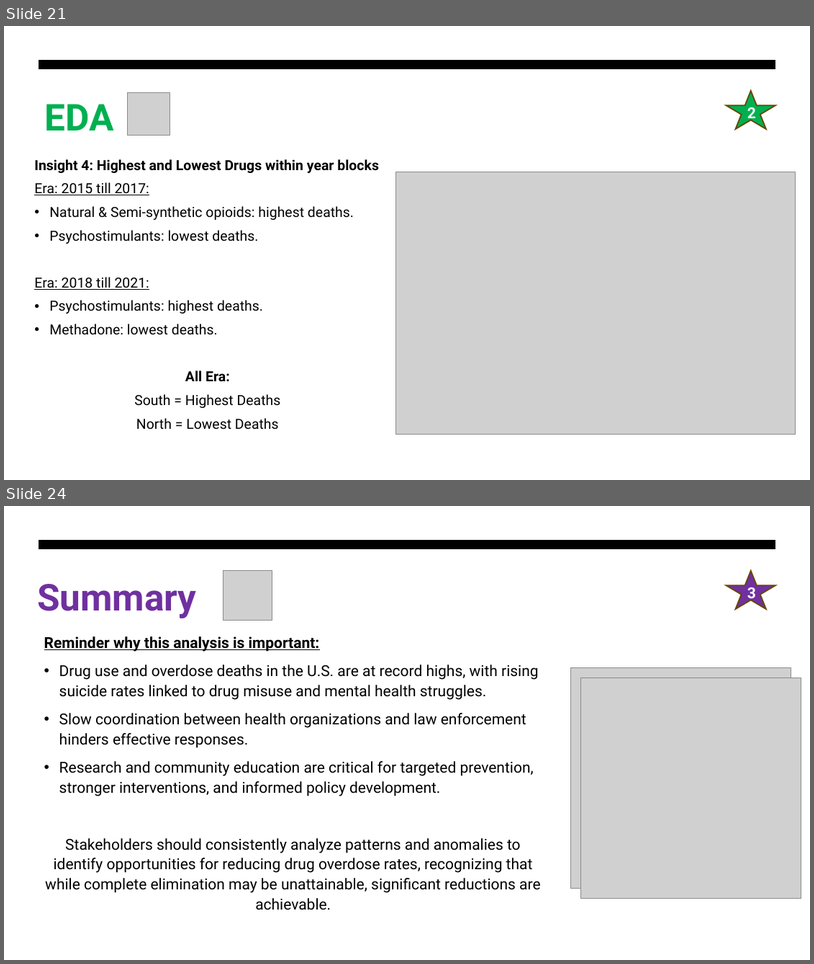
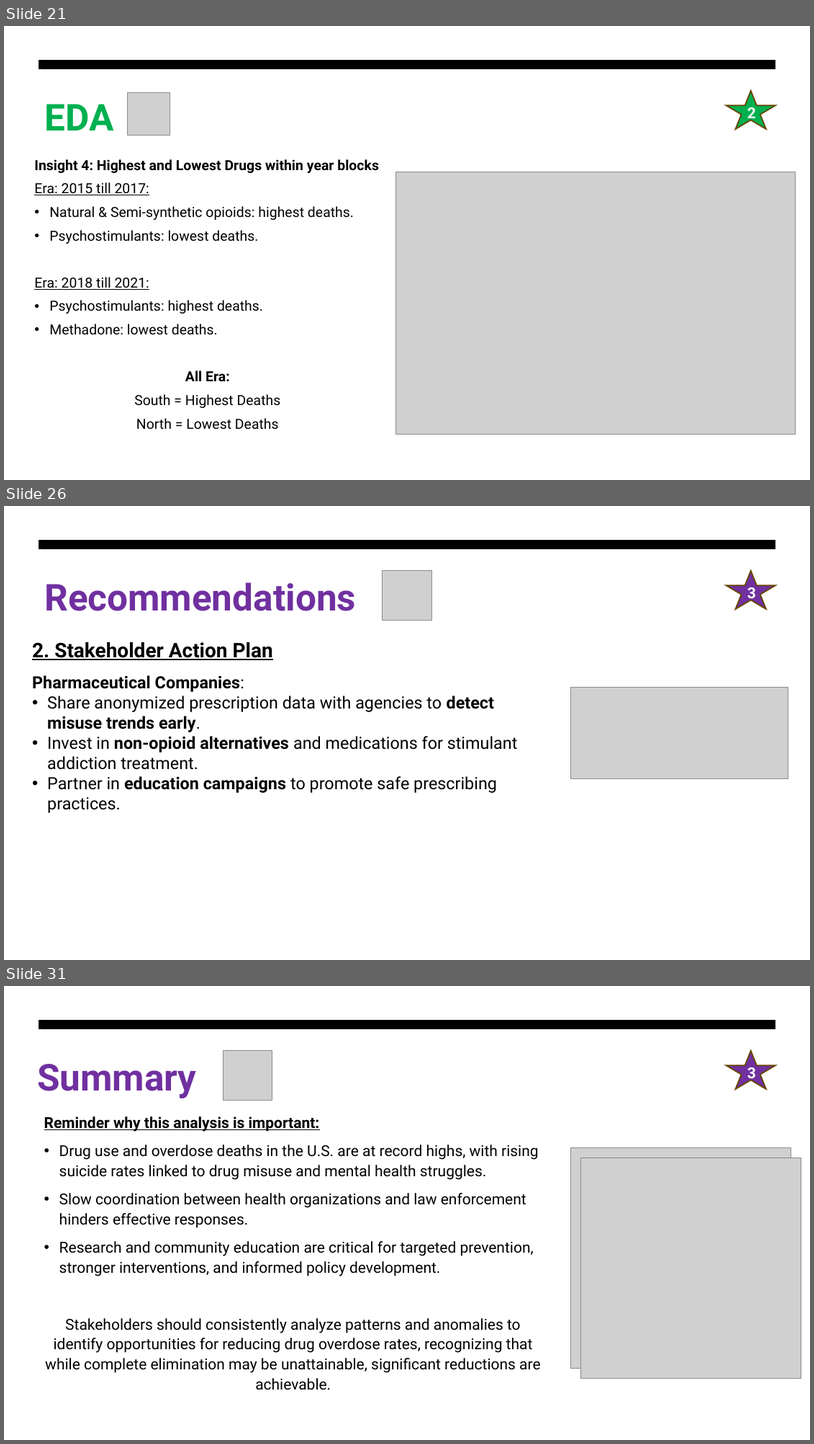
Before and after one commit to AaronTYT/IOD_mini_project_1-US_Drugs, a slide deck: Mini_Project1_Aaron_Tan_Drugs.pptx. Shown one above the other, each under a label of ours: slides 21 and 24 before the commit, slides 21, 26 and 31 after it; the slides between them are not shown. The pictures are 814x964 and 814x1444 pixels, drawn with LibreOffice and Linux fonts; fonts in the diff are those of the drawing; grey boxes stand for pictures. Boxes give left, top, right and bottom in pixels: in the first picture for what was removed or moved away, otherwise in the second. Text is boxed around its words. In the diff, an @@ line names an element or a change of style, - is before the commit and + after.

```diff
--- a/Mini_Project1_Aaron_Tan_Drugs.pptx
+++ b/Mini_Project1_Aaron_Tan_Drugs.pptx
@@ slide 26 added at (4, 506, 810, 960), background #FFFFFF; not listed: 1 template element that a slide beside it also shows @@
@@ title added at (44, 582, 356, 611), 44 pt, text #7030A0, bold @@
+Recommendations
@@ picture added at (383, 571, 432, 620) @@
@@ star added at (727, 571, 777, 609), fill #7030A0, outline #674600 1.5 pt, 18 pt, text #FFFFFF, bold @@
+3
@@ text added at (32, 642, 518, 813), 20 pt, text #000000 @@
+2. Stakeholder Action Plan
+Pharmaceutical Companies:
+• Share anonymized prescription data with agencies to detect misuse trends early.
+• Invest in non-opioid alternatives and medications for stimulant addiction treatment.
+• Partner in education campaigns to promote safe prescribing practices.
@@ picture added at (571, 687, 788, 779) @@
@@ what was slide 24 is now slide 31 @@
```
Also in this commit, not shown: 4 slides changed, 6 other slides added, 1 other file.
